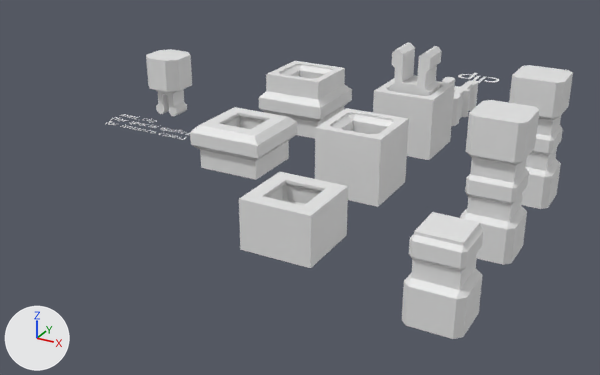
Two versions of the Blender file blender/clip.blend, one commit apart.
Before and after are seen from a camera (50 mm lens) standing at (46.3, -122.8, 49.2) and looking at (-17.2, -7.2, -8.6). Lighting does not change. The marker at lower left points along +X, +Y and +Z.

Objects in the first picture: 'Text', 'clip', 'clip_holder', 'clip_holder_applied', 'clip_holder_applied_trimmed', 'clip_holder_negative', 'clip_holder_negative_applied', 'clip_holder_negative_applied_trimmed', 'clip_holder_with_handles', 'clip_holder_with_handles_applied', 'clip_source', 'mini_clip', 'mini_clip_holder'.
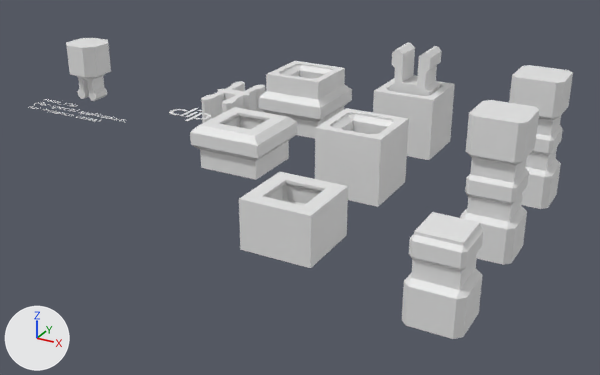
Where the change shows, as pixel boxes [x1, y1, x2, y2] in the pictures (600 x 375 px):
'mini_clip_holder', moved: before [146, 49, 192, 92]; after [66, 38, 111, 77]
'clip', moved, turned: before [442, 77, 478, 126]; after [201, 81, 265, 123]
'mini_clip', moved: before [156, 89, 187, 116]; after [77, 73, 107, 101]
'Text', moved: before [105, 114, 190, 140]; after [28, 99, 125, 123]
'Text.013', moved, turned: before [458, 73, 499, 83]; after [169, 108, 211, 121]

What changed in the scene script:
```text
Change ob_text:
    add ob_text.parent = ob_mini_clip_holder
    add ob_text.matrix_parent_inverse = Matrix(((1.0, 0.0, 0.0, 49.5), (0.0, 1.0, 0.0, 0.0), (0.0, 0.0, 1.0, -3.0), (0.0, 0.0, 0.0, 1.0)))
Change ob_clip:
    ob_clip.location: (0.0, 18.7, 1.2) -> (-35.0, 0.0, 0.2)
    ob_clip.rotation_euler: (1.571, 0.0, 0.0) -> (1.571, 0.0, 3.142)  # degrees (90, 0, 0) -> degrees (90, 0, 180)
Change ob_mini_clip_holder:
    ob_mini_clip_holder.location: (-49.5, 0.0, 3.0) -> (-69.5, 0.0, 3.0)
Change ob_mini_clip:
    add ob_mini_clip.parent = ob_mini_clip_holder
    add ob_mini_clip.matrix_parent_inverse = Matrix(((1.0, 0.0, 0.0, 49.5), (0.0, 1.0, 0.0, 0.0), (0.0, 0.0, 1.0, -3.0), (0.0, 0.0, 0.0, 1.0)))
```
